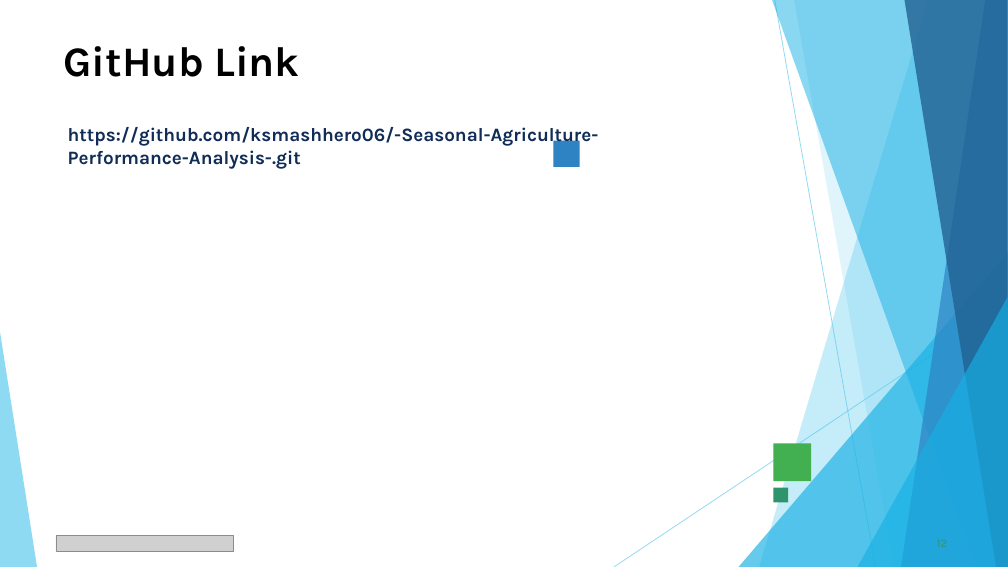
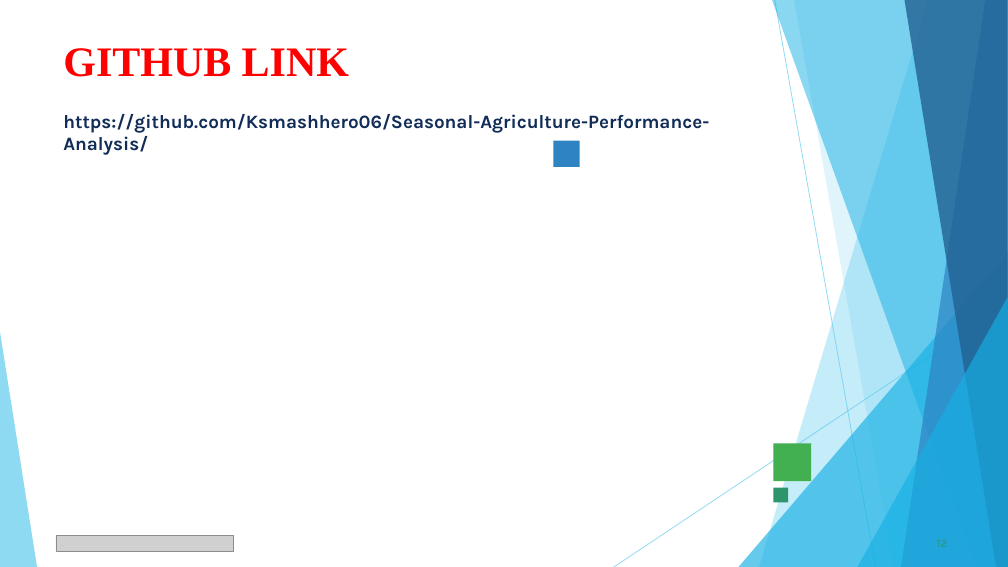
Before and after one commit to Ksmashhero06/Seasonal-Agriculture-Performance-Analysis, a slide deck: slide 12 of VOIS_Major_Project_PPT_Submission_Completed.pptx. Drawn at 1008x567 pixels with LibreOffice and Linux fonts; fonts in the diff are those of the drawing; grey boxes stand for pictures. Boxes give left, top, right and bottom in pixels: in the first picture for what was removed or moved away, otherwise in the second. Text is boxed around its words. In the diff, an @@ line names an element or a change of style, - is before the commit and + after.

```diff
--- a/VOIS_Major_Project_PPT_Submission_Completed.pptx
+++ b/VOIS_Major_Project_PPT_Submission_Completed.pptx
@@ title at box(63, 48, 349, 77): text changed; font Karla to Times New Roman; text colour #000000 to #FF0000 @@
-GitHub Link
+GITHUB LINK
@@ text at box(63, 114, 709, 155): text changed @@
-https://github.com/ksmashhero06/-Seasonal-Agriculture-Performance-Analysis-.git
+https://github.com/Ksmashhero06/Seasonal-Agriculture-Performance-Analysis/
```
Also in this commit, not shown: 13 other slides changed, 1 other file.
